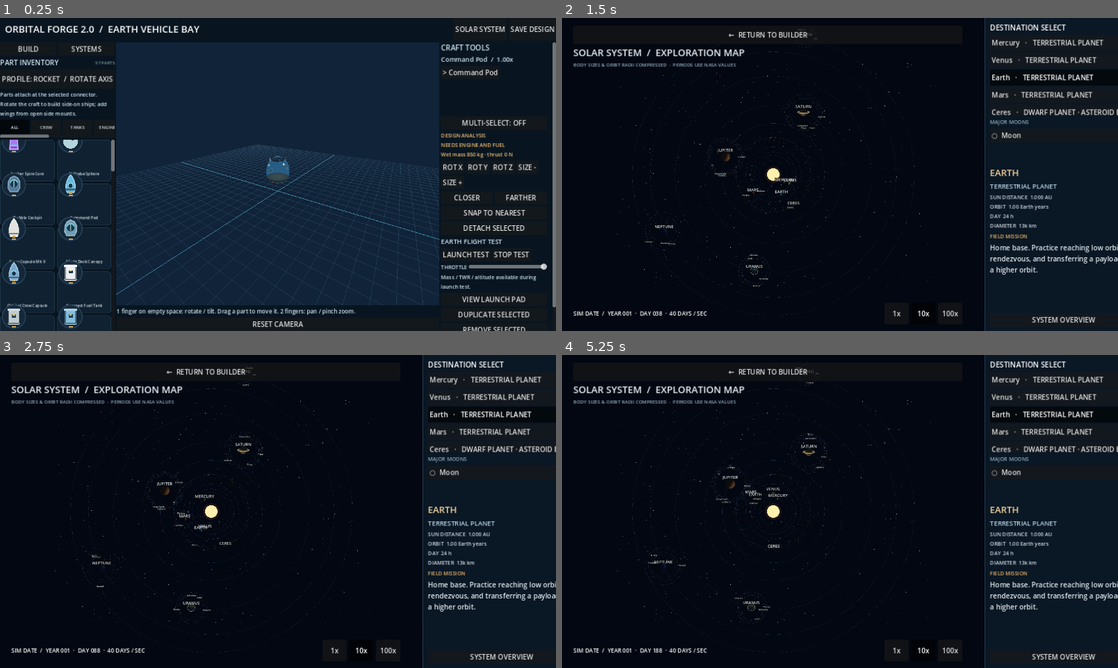
Above: before the commit, frames 1-4 (two rows, left to right).
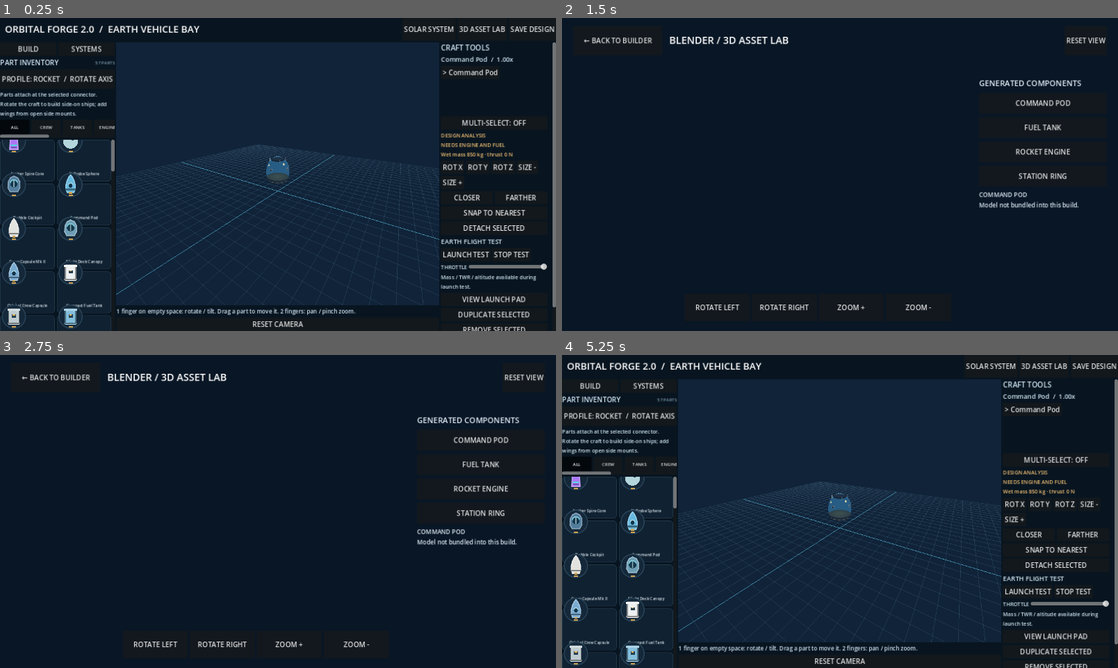
Above: after the commit, the same moments.

Repository: tpylman90-ctrl/-Orbital-Forge-2.0
Game: Godot game, scene res://scenes/main.tscn
Same seed, same stepped clock (60 frames per second), same inputs: the game is played once before the commit and once after it.
Inputs (mouse positions are in pixels of both pictures, inside the frame that each line leads up to):
- Up to frame 1 (0.25 s): no input
- Up to frame 2 (1.5 s): click (1045, 30) at 0.5 s, where only the run after the commit has a clickable "3D ASSET LAB"; click "LAUNCH TEST" at 1.25 s
- Up to frame 3 (2.75 s): click "LAUNCH TEST" at 2 s
- Up to frame 4 (5.25 s): click "VIEW LAUNCH PAD" at 2.75 s; click "VIEW LAUNCH PAD" at 3.5 s; click "SOLAR SYSTEM" at 4.25 s; click "BUILD" at 5 s

The runs differ from the first frame. In frame 1, 0.2% of the frame differs, in the area x 72-91%, y 2-5%; in frame 2, 6.8%; in frame 3, 6.8%; in frame 4, 67%, in the area x 0-100%, y 0-100%.

Commit message:
Add Blender 3D asset lab entry to vehicle bay header

Diff:
--- a/scripts/main.gd
+++ b/scripts/main.gd
@@ -9,6 +9,7 @@
 const FlightSteeringPad = preload("res://scripts/ui/flight_steering_pad.gd")
 const PartCatalogIcon = preload("res://scripts/ui/part_catalog_icon.gd")
 const SolarSystemScreen = preload("res://scripts/ui/solar_system_screen.gd")
+const AssetShowroom = preload("res://scripts/ui/asset_showroom.gd")
 const SAVE := "user://earth_craft_v2.json"
 
 var active_craft: Dictionary = {}
@@ -35,6 +36,7 @@
 var flight_hud: Label
 var launch_window: Control
 var solar_window: Control
+var asset_window: Control
 var launch_throttle := 1.0
 var craft_profile := "ROCKET"
 var profile_button: Button
@@ -95,6 +97,10 @@
  solar_button.text = "SOLAR SYSTEM"
  solar_button.pressed.connect(_show_solar_system)
  header.add_child(solar_button)
+ var asset_button := Button.new()
+ asset_button.text = "3D ASSET LAB"
+ asset_button.pressed.connect(_show_asset_lab)
+ header.add_child(asset_button)
  var save := Button.new()
  save.text = "SAVE DESIGN"
  save.pressed.connect(_save)
@@ -1067,6 +1073,19 @@
  throttle_box.add_child(touch_throttle)
  launch_view.load_craft(active_craft)
 
+func _show_asset_lab() -> void:
+ if asset_window != null: return
+ asset_window = AssetShowroom.new()
+ asset_window.set_anchors_and_offsets_preset(Control.PRESET_FULL_RECT)
+ asset_window.z_index = 65
+ asset_window.return_to_builder.connect(_close_asset_lab)
+ add_child(asset_window)
+
+func _close_asset_lab() -> void:
+ if asset_window != null:
+  asset_window.queue_free()
+ asset_window = null
+
 func _show_solar_system() -> void:
  if solar_window != null: return
  solar_window = SolarSystemScreen.new()
